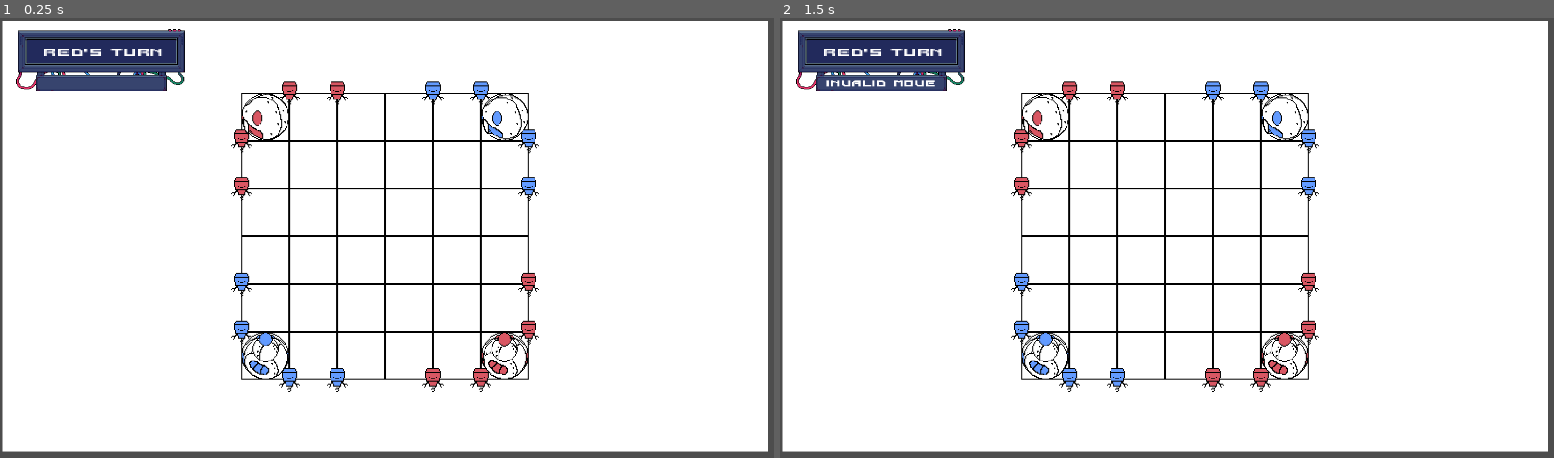
Above: before the commit, frames 1-2 (left to right).
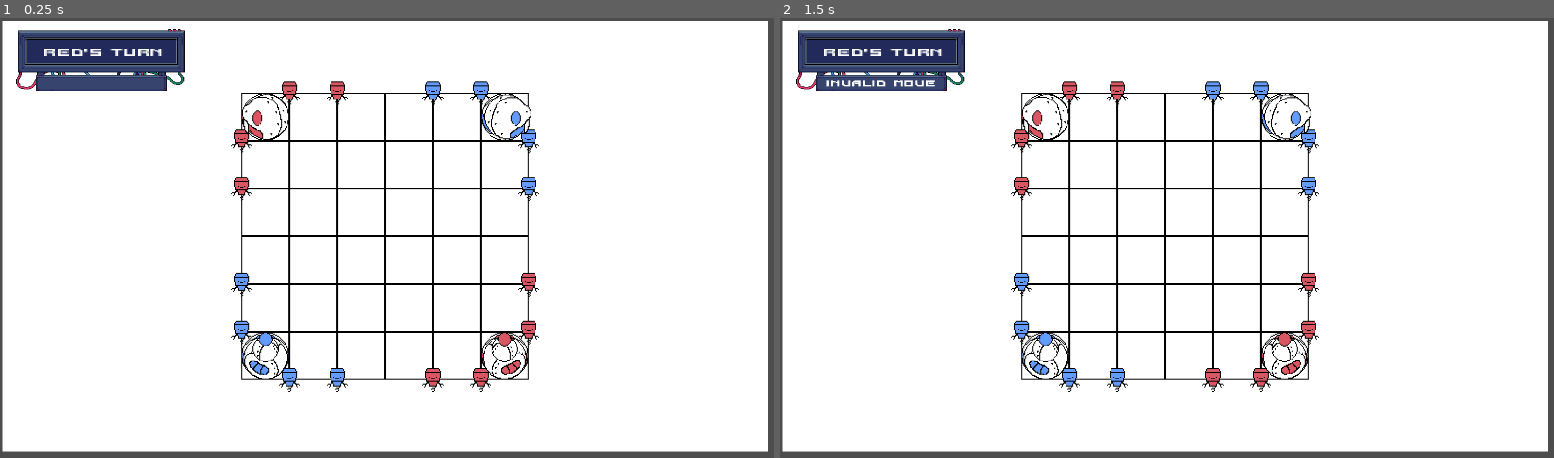
Above: after the commit, the same moments.

Repository: Kumm-feldt/capstone-project
Game: Godot game, scene res://scenes/main/Main.tscn
Two runs of this game, one before a commit and one after it. Both use one fixed random seed, a clock stepped at 60 frames per second and the inputs below.
Inputs (mouse positions are in pixels of both pictures, inside the frame that each line leads up to):
- Up to frame 1 (0.25 s): no input
- Up to frame 2 (1.5 s): tap Enter at 0.5 s; move the mouse to (1352, 220) at 0.52 s; click (1352, 220) at 0.67 s; tap Space at 1.25 s; move the mouse to (1019, 264) at 1.27 s; click (1019, 264) at 1.42 s

The runs differ from the first frame. In frame 1, 0.4% of the frame differs, in the area x 62-69%, y 17-82%; in frame 2, 0.4%.

Commit message:
placeholder assets
Added:
- placeholder images for screen layouts
- placeholder images for pause and back buttons

Diff:
--- a/new-game-project/scenes/board/Board.tscn
+++ b/new-game-project/scenes/board/Board.tscn
@@ -27,12 +27,14 @@
 position = Vector2(527.1896, 355.30273)
 scale = Vector2(0.91295195, 0.9129518)
 texture = ExtResource("4_vgpvj")
+flip_h = true
 
 [node name="HeadPlayer2Sprite" type="Sprite2D" parent="."]
 z_index = 5
 position = Vector2(529.1397, 103.48622)
 scale = Vector2(0.92802024, 0.9280201)
 texture = ExtResource("5_l0jo7")
+flip_h = true
 
 [node name="TailPlayer2Sprite" type="Sprite2D" parent="."]
 z_index = 5
--- /dev/null
+++ b/new-game-project/scenes/robot/robot_pin.tscn
@@ -0,0 +1,31 @@
+[gd_scene load_steps=5 format=3 uid="uid://xc02ps0u477t"]
+
+[ext_resource type="Texture2D" uid="uid://4exf0g4awd3q" path="res://sprites/pins/pin_o.png" id="2_mlflm"]
+[ext_resource type="Script" uid="uid://xuw2ecp2fuhd" path="res://RobotPin.gd" id="3_jjy2u"]
+
+[sub_resource type="SpriteFrames" id="SpriteFrames_v37pg"]
+animations = [{
+"frames": [{
+"duration": 1.0,
+"texture": ExtResource("2_mlflm")
+}],
+"loop": true,
+"name": &"default",
+"speed": 5.0
+}, {
+"frames": [],
+"loop": true,
+"name": &"new_animation",
+"speed": 5.0
+}]
+
+[sub_resource type="RectangleShape2D" id="RectangleShape2D_7qic5"]
+
+[node name="RobotPin" type="AnimatedSprite2D"]
+sprite_frames = SubResource("SpriteFrames_v37pg")
+script = ExtResource("3_jjy2u")
+
+[node name="Area2D" type="Area2D" parent="."]
+
+[node name="CollisionShape2D" type="CollisionShape2D" parent="Area2D"]
+shape = SubResource("RectangleShape2D_7qic5")
Binary file added: new-game-project/Images/aseprite Files/backButton.aseprite
Binary file added: new-game-project/Images/aseprite Files/pauseButton.aseprite
Binary file added: new-game-project/Images/backButton.png
Binary file added: new-game-project/Images/game screen LAYOUTS/ColorSelectLAYOUT.png
Binary file added: new-game-project/Images/game screen LAYOUTS/Sprite-0001.aseprite
Binary file added: new-game-project/Images/game screen LAYOUTS/difficultySelectLAYOUT.png
Binary file added: new-game-project/Images/game screen LAYOUTS/gameBoardLAYOUT.png
Binary file added: new-game-project/Images/game screen LAYOUTS/gamemodeSelectLAYOUT.png
Binary file added: new-game-project/Images/game screen LAYOUTS/mainMenuLAYOUT.png
Binary file added: new-game-project/Images/pauseButton.png
Not shown, added: new-game-project/Images/pauseButton.png.import
